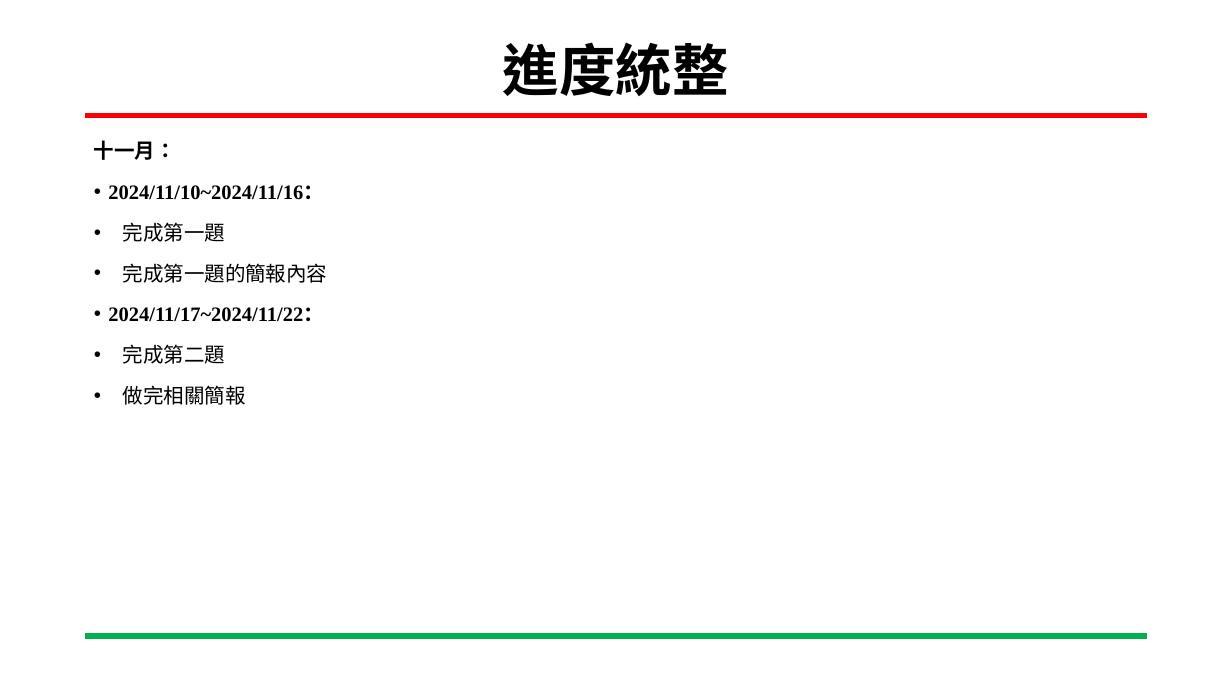
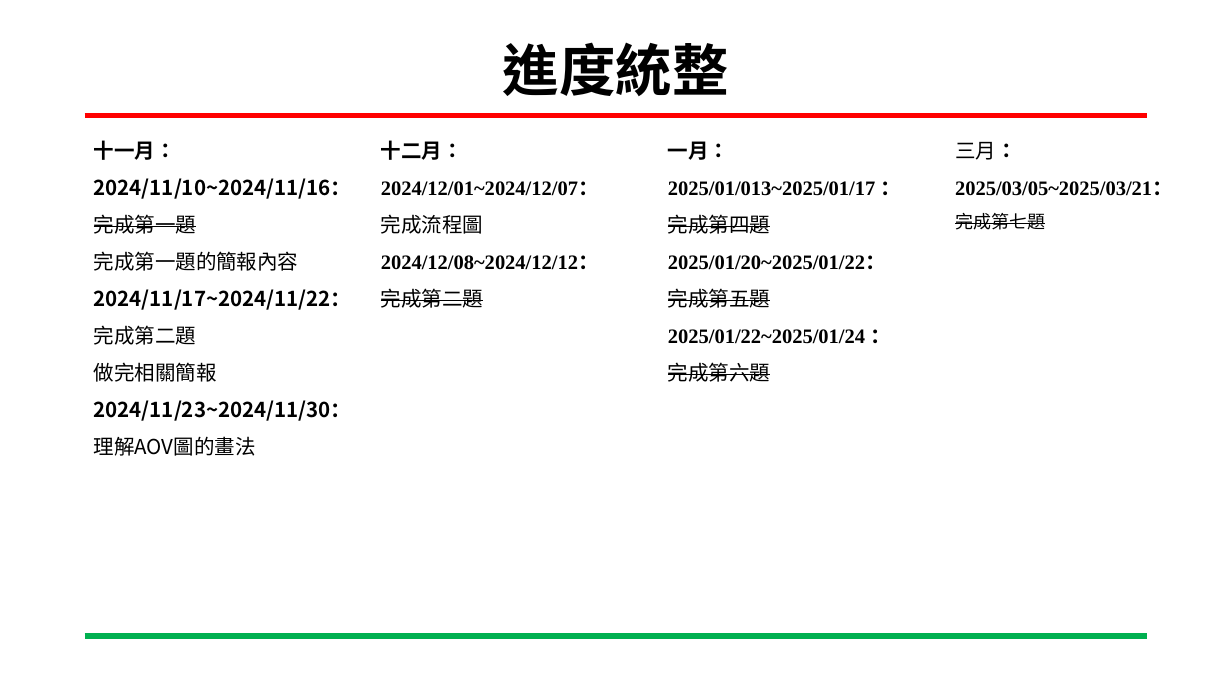
Before and after one commit to wsy0331/SOC_Lab_Exercises, a slide deck: slide 4 of 專案進度報告-進度報告-吳紹郁-20250321.pptx. Drawn at 1232x693 pixels with LibreOffice and Linux fonts; fonts in the diff are those of the drawing; background and template pictures are left out. Boxes give left, top, right and bottom in pixels: in the first picture for what was removed or moved away, otherwise in the second. Text is boxed around its words. In the diff, an @@ line names an element or a change of style, - is before the commit and + after.

Commit message:
修改簡報

```diff
--- a/專案進度報告-進度報告-吳紹郁-20250321.pptx
+++ b/專案進度報告-進度報告-吳紹郁-20250321.pptx
@@ text "十一月：" at [94,140,352,456]: columns 2 to 1 @@
@@ text at [94,140,352,382]: font Times New Roman to Noto Sans CJK SC in "十一月：", "2024/11/10~2024/11/16：", "完成第一題", "完成第一題的簡報內容" and 3 more places; strikethrough on in "完成第一題"; less space between paragraphs; bullet • to none @@
@@ text added at [381,140,599,308], 16 pt, text #000000, bold @@
+十二月：
+2024/12/01~2024/12/07：
+完成流程圖
+2024/12/08~2024/12/12：
+完成第二題
@@ text added at [668,141,886,382], 16 pt, text #000000, bold @@
+一月：
+2025/01/013~2025/01/17 ：
+完成第四題
+2025/01/20~2025/01/22：
+完成第五題
+2025/01/22~2025/01/24 ：
+完成第六題
@@ text added at [955,142,1173,230], 16 pt, text #000000, bold @@
+三月：
+2025/03/05~2025/03/21：
+完成第七題
@@ text at [94,400,352,456]: paragraphs added @@
+  2024/11/23~2024/11/30：
+  理解AOV圖的畫法
```
Also in this commit, not shown: 5 other slides changed, 2 slides added, 14 slides removed.
